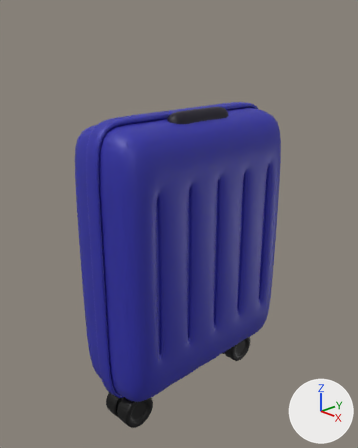
Before and after pictures for a commit that changed the Blender file Suitcase.blend.
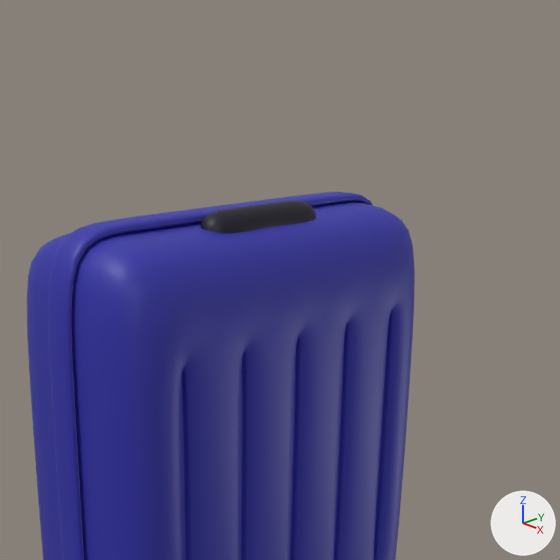
Each version appears first whole from a camera (50 mm lens) standing at (3.14, -3.11, 1.88) and looking at (-0.05, -0.04, 0.22), and next in a close-up on the part from 17% to 100% of the width and 0% to 66% of the height. The lights are fixed; the arrows at lower right show +X, +Y and +Z.
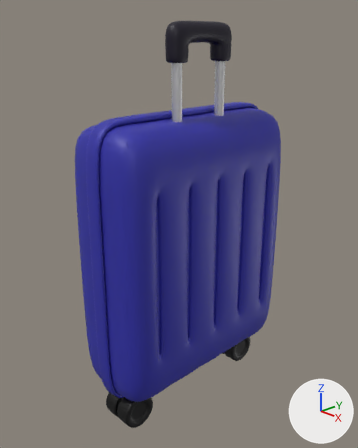
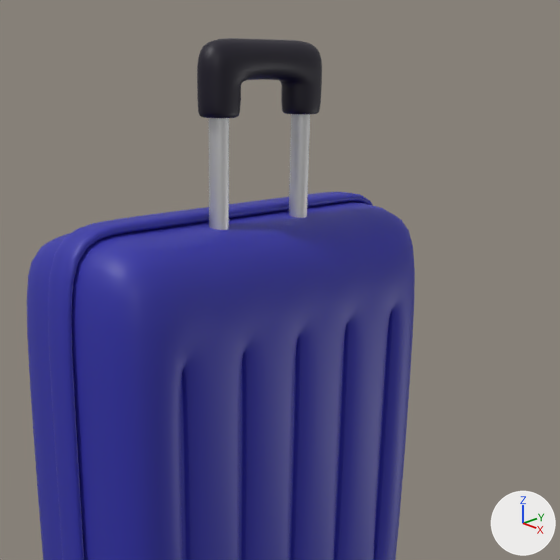
Pixel boxes [x1, y1, x2, y2] of what changed, in the close-ups (560 x 560 px):
'Cube.001', moved
    before: [201, 200, 316, 234]
    after: [197, 38, 322, 118]
'Cylinder', moved (not visible before)
    after: [209, 114, 310, 230]

The change, as a diff of the scene's bpy script:
```diff
--- a/Suitcase.blend.py
+++ b/Suitcase.blend.py
@@ ob_cube_001 @@
 ob_cube_001 = bpy.data.objects.new('Cube.001', me_cube_001)
-ob_cube_001.location = (0.161, -0.008, 1.231)
+ob_cube_001.location = (0.161, -0.008, 1.923)
 ob_cube_001.scale = (0.0869, 0.361, 0.0869)
@@ ob_cylinder @@
 ob_cylinder = bpy.data.objects.new('Cylinder', me_cylinder)
-ob_cylinder.location = (0.16, -0.265, 0.759)
+ob_cylinder.location = (0.16, -0.265, 1.45)
 ob_cylinder.scale = (0.0434, 0.0434, 0.317)
```
